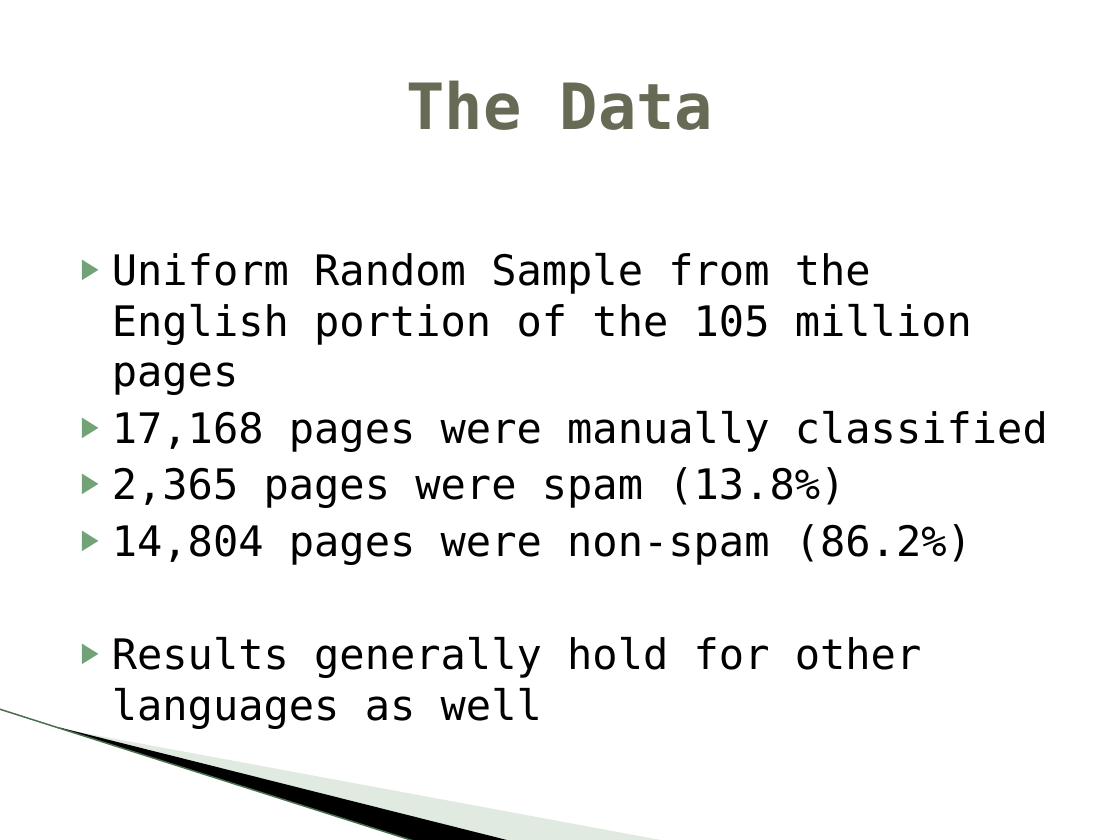
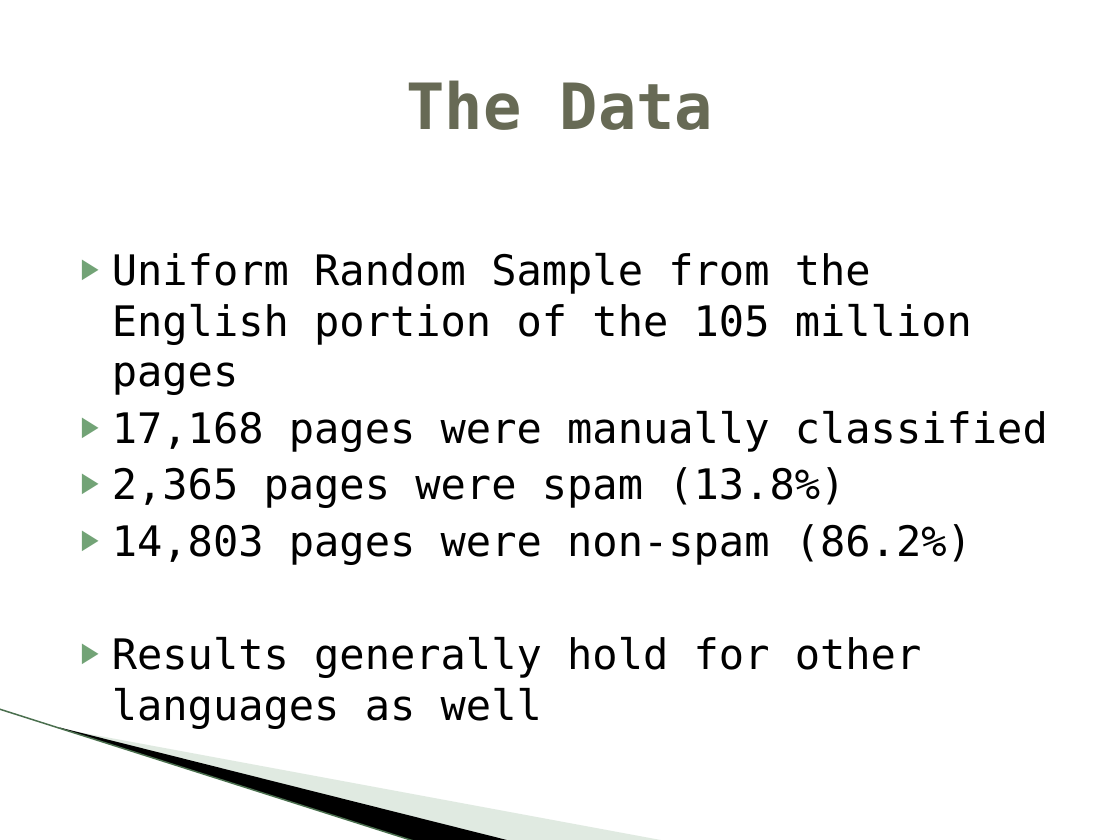
Before and after one commit to crophix/MachineLearning, a slide deck: slide 7 of Detecting Spam Web Pages through Content Analysis.pptx. Drawn at 1120x840 pixels with LibreOffice and Linux fonts; fonts in the diff are those of the drawing; background and template pictures are left out. Boxes give left, top, right and bottom in pixels: in the first picture for what was removed or moved away, otherwise in the second. Text is boxed around its words. In the diff, an @@ line names an element or a change of style, - is before the commit and + after.

```diff
--- a/Detecting Spam Web Pages through Content Analysis.pptx
+++ b/Detecting Spam Web Pages through Content Analysis.pptx
@@ text at bbox=[112, 524, 972, 565]: text changed @@
-▶ 14,804 pages were non-spam (86.2%)
+▶ 14,803 pages were non-spam (86.2%)
```
Also in this commit, not shown: 2 other slides changed, 2 slides added, 1 slide removed, 1 other file.
